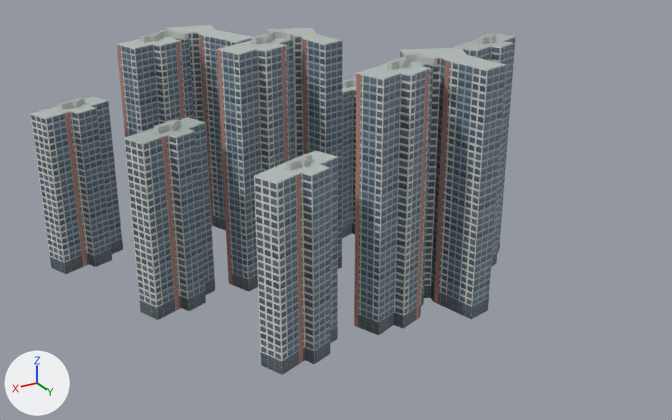
Two versions of the glTF model assets/re/apt-a10024913.glb, one commit apart.
The view is the same before and after, from a 50 mm lens placed at (176.0, 344.0, 190.0), pointed at (-8.0, 38.0, 37.0). Lighting does not change. The marker at lower left points along +X, +Y and +Z. The picture after the commit comes second. Vertices at exactly the same position are counted once.

The scene before the commit, as lines of its bpy script (objects in view):
```python
me_반포센트럴자이___외관_마감과_유리 = bpy.data.meshes.new('반포센트럴자이 · 외관 마감과 유리')
me_반포센트럴자이___외관_마감과_유리.from_pydata(...)  # 11826 vertices, 10027 faces; spans x -92.0..92.0, y -89.0..89.0, z 0.0..106.0
# faces by material slot: [3628, 5746, 653]
me_반포센트럴자이___외관_마감과_유리.materials.append(mat_mineral_facade_002)
me_반포센트럴자이___외관_마감과_유리.materials.append(mat_window_glazing_002)
me_반포센트럴자이___외관_마감과_유리.materials.append(mat_roof_and_parapet_002)
ob_반포센트럴자이 = bpy.data.objects.new('반포센트럴자이', me_반포센트럴자이___외관_마감과_유리)
ob_반포센트럴자이.location = (0.0, 0.0, 0.0)
```
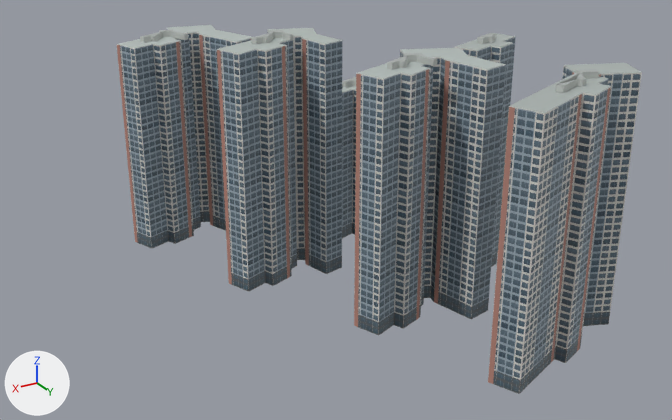
Where the change shows, as pixel boxes (x1, y1, x2, y2) in the pictures (672 x 420 px; the box of a moved part takes in the faces that stretch with it):
'반포센트럴자이', reshaped (8% wider)
    before: (31, 25, 516, 375)
    after: (117, 25, 642, 394)
part 1 of me_반포센트럴자이___외관_마감과_유리, moved or reshaped (not visible afterwards)
    before: (312, 168, 330, 351)
part 2 of me_반포센트럴자이___외관_마감과_유리, moved or reshaped (not visible afterwards)
    before: (332, 326, 338, 342)
part 3 of me_반포센트럴자이___외관_마감과_유리, moved or reshaped
    before: (277, 173, 305, 361)
    after: (566, 87, 612, 359)
part 4 of me_반포센트럴자이___외관_마감과_유리, moved or reshaped
    before: (314, 348, 320, 364)
    after: (566, 346, 571, 362)
part 5 of me_반포센트럴자이___외관_마감과_유리, moved or reshaped
    before: (305, 347, 314, 364)
    after: (555, 346, 567, 363)
part 6 of me_반포센트럴자이___외관_마감과_유리, moved or reshaped
    before: (288, 355, 294, 371)
    after: (519, 376, 525, 394)
part 7 of me_반포센트럴자이___외관_마감과_유리, moved or reshaped
    before: (282, 358, 288, 375)
    after: (524, 372, 529, 389)
part 8 of me_반포센트럴자이___외관_마감과_유리, moved or reshaped
    before: (143, 136, 180, 316)
    after: (488, 108, 545, 391)
part 9 of me_반포센트럴자이___외관_마감과_유리, deleted
    before: (31, 96, 338, 375)
part 10 of me_반포센트럴자이___외관_마감과_유리, added
    after: (488, 63, 642, 394)

What changed in the scene script:
```text
Change me_반포센트럴자이___외관_마감과_유리:
    used by ob_반포센트럴자이; location = (0.0, 0.0, 0.0)
    remove me_반포센트럴자이___외관_마감과_유리.from_pydata(...)  # 11826 vertices, 10027 faces; spans x -92.0..92.0, y -89.0..89.0, z 0.0..106.0
    add me_반포센트럴자이___외관_마감과_유리.from_pydata(...)  # 11328 vertices, 9640 faces; spans x -92.0..50.0, y -89.0..139.0, z 0.0..106.0
    me_반포센트럴자이___외관_마감과_유리 part 1: the loose piece of 8 vertices spanning x 21.0..30.0, y 81.0..85.0, z 0.0..75.0 is scaled about its middle by (0.936, 1, 1.37), then moved by (-91.0, 38.0, 14.0)
    me_반포센트럴자이___외관_마감과_유리 part 2: the loose piece of 4 vertices spanning x 13.0..16.0, y 74.0..75.0, z 0.0..6.0 is moved by (-80.0, 47.0, 0.0)
    me_반포센트럴자이___외관_마감과_유리 part 3: the loose piece of 10 vertices spanning x 31.0..43.0, y 81.0..85.0, z 0.0..75.0 is scaled about its middle by (1.04, 1.1, 1.37), then moved by (-95.0, 47.0, 14.0)
    me_반포센트럴자이___외관_마감과_유리 part 4: the loose piece of 4 vertices spanning x 27.0..30.0, y 84.0..85.0, z 0.0..6.0 is moved by (-81.0, 47.0, 0.0)
    me_반포센트럴자이___외관_마감과_유리 part 5: the loose piece of 4 vertices spanning x 30.0..31.0, y 81.0..85.0, z 0.0..6.0 is moved by (-81.0, 48.0, 0.0)
    me_반포센트럴자이___외관_마감과_유리 part 6: the loose piece of 4 vertices spanning x 37.0..40.0, y 83.0..84.0, z 0.0..6.0 is moved by (-63.0, 55.0, 0.0)
    me_반포센트럴자이___외관_마감과_유리 part 7: the loose piece of 4 vertices spanning x 40.0..43.0, y 84.0..85.0, z 0.0..6.0 is moved by (-69.0, 53.0, 0.0)
    me_반포센트럴자이___외관_마감과_유리 part 8: the loose piece of 10 vertices spanning x 56.0..68.0, y 19.0..24.0, z 0.0..75.0 is scaled about its middle by (0.384, -2.58, 1.37), then moved by (-82.0, 112.0, 14.0)
    me_반포센트럴자이___외관_마감과_유리 part 9: 278 loose pieces with 2488 vertices, spanning x 13.0..92.0, y -57.0..85.0, z 0.0..78.0, are deleted
    me_반포센트럴자이___외관_마감과_유리 part 10: 1990 vertices added at x -92.0..-18.0, y 98.0..139.0, z 0.0..106.0
    other edits to the shape of me_반포센트럴자이___외관_마감과_유리 do not show in these pictures
```
